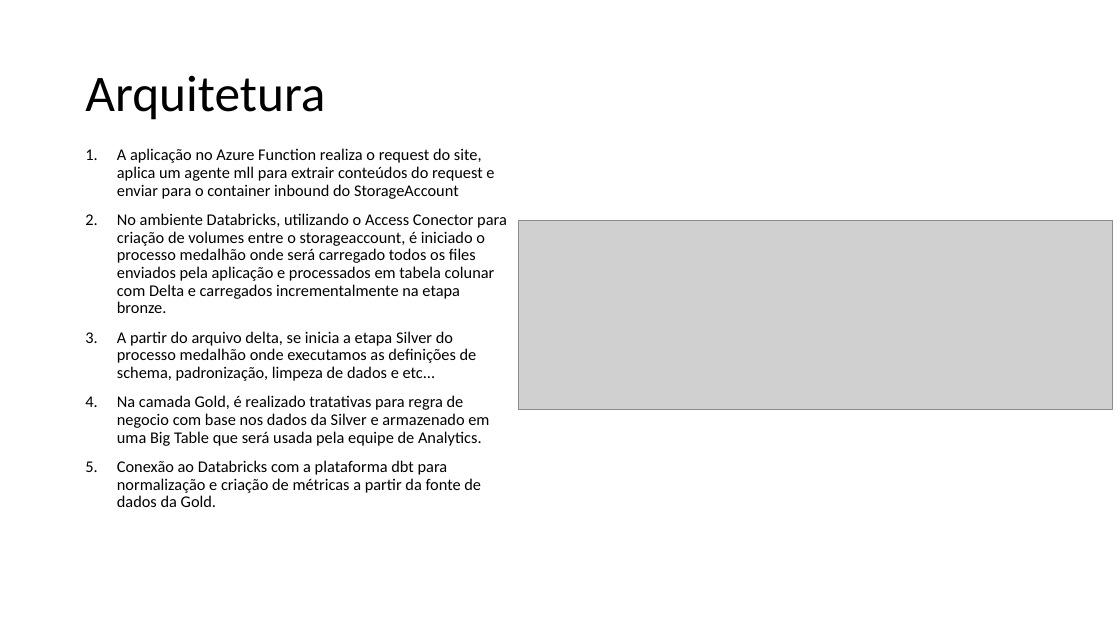
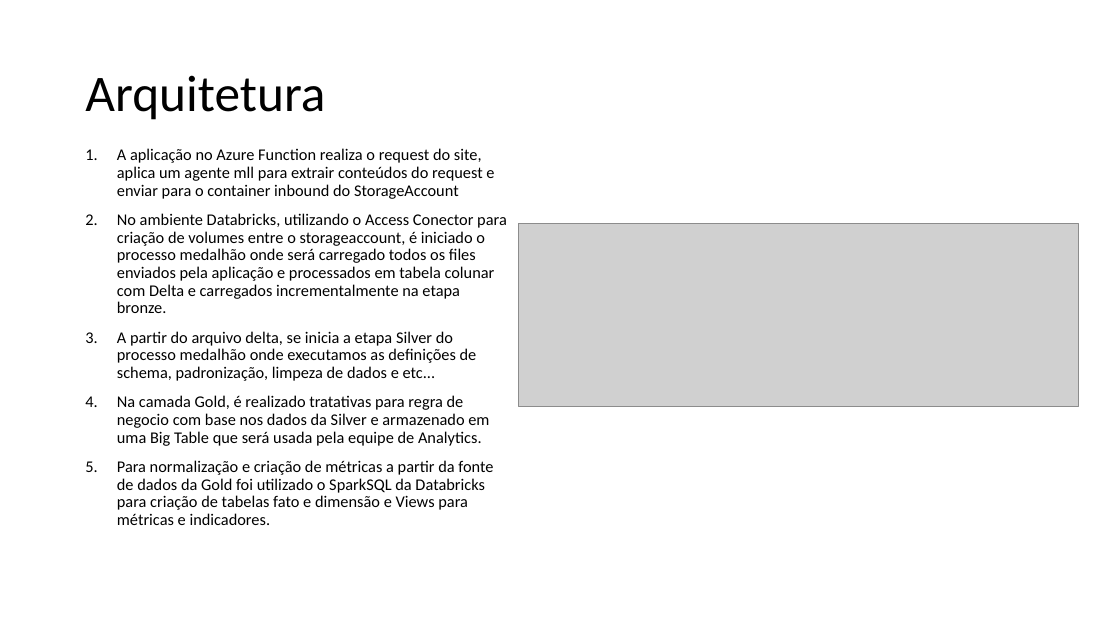
Before and after one commit to felipegoraroficial/projeto_nintendo, a slide deck: slide 3 of config/Projeto Data Master.pptx. Drawn at 1120x630 pixels with LibreOffice and Linux fonts; fonts in the diff are those of the drawing; grey boxes stand for pictures. Boxes give left, top, right and bottom in pixels: in the first picture for what was removed or moved away, otherwise in the second. Text is boxed around its words. In the diff, an @@ line names an element or a change of style, - is before the commit and + after.

```diff
--- a/config/Projeto Data Master.pptx
+++ b/config/Projeto Data Master.pptx
@@ picture: place and size @@
-picture at <box>518,220,1112,409</box>
+picture at <box>518,223,1079,406</box>
@@ text at <box>117,460,493,525</box>: text changed @@
-5. Conexão ao Databricks com a plataforma dbt para normalização e criação de métricas a partir da fonte de dados da Gold.
+5. Para normalização e criação de métricas a partir da fonte de dados da Gold foi utilizado o SparkSQL da Databricks para criação de tabelas fato e dimensão e Views para métricas e indicadores.
```
Also in this commit, not shown: 2 other slides changed, 49 other files.
